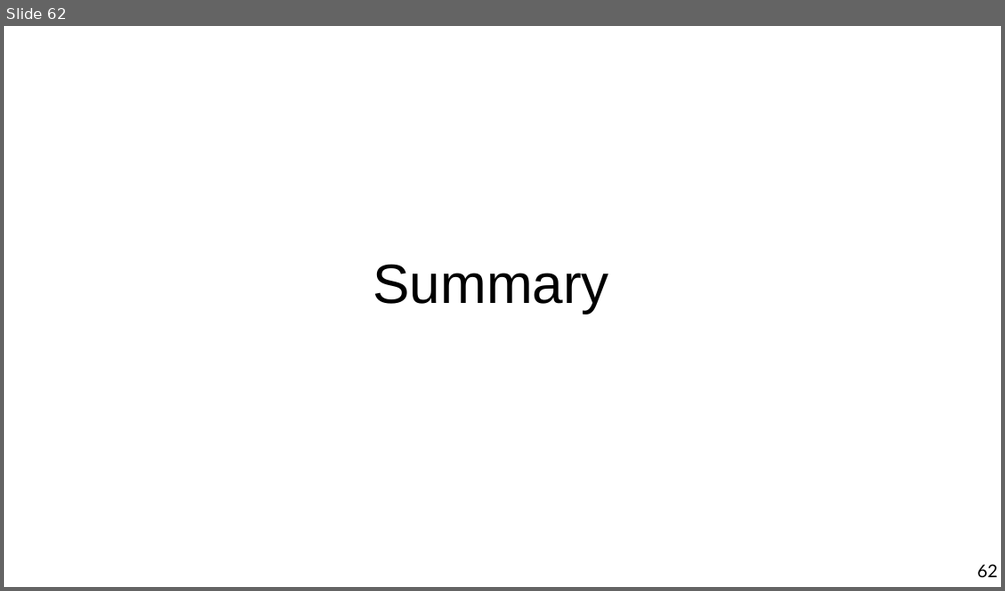
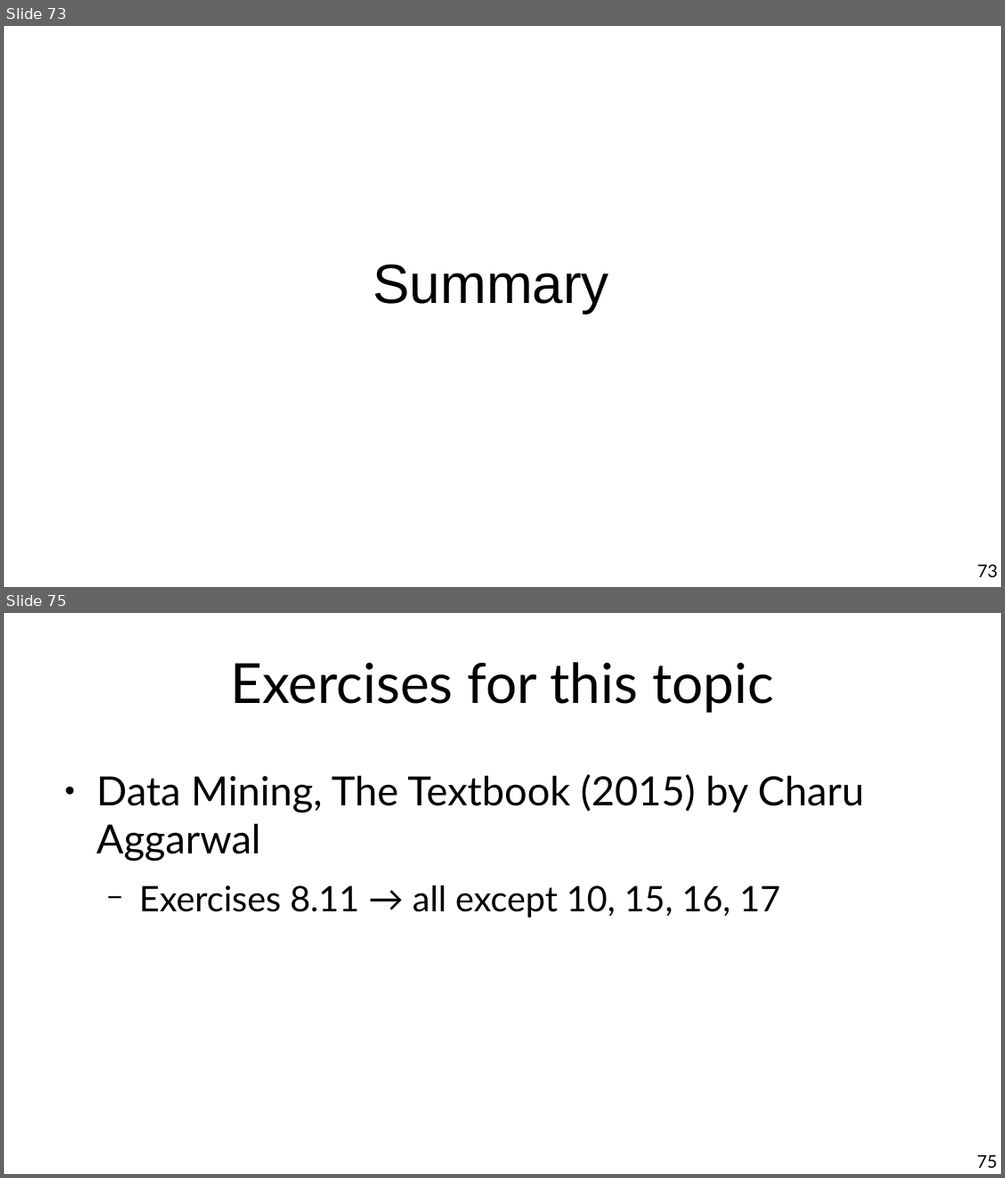
Before and after one commit to marco-calautti/data-mining-course, a slide deck: theory/tt09_outlier_detection.odp. Shown one above the other, each under a label of ours: slide 62 before the commit, slides 73 and 75 after it; the slides between them are not shown. The pictures are 1005x591 and 1005x1178 pixels, drawn with LibreOffice and Linux fonts; fonts in the diff are those of the drawing. Boxes give left, top, right and bottom in pixels: in the first picture for what was removed or moved away, otherwise in the second. Text is boxed around its words. In the diff, an @@ line names an element or a change of style, - is before the commit and + after.

Commit message:
Ready with exercises

```diff
--- a/theory/tt09_outlier_detection.odp
+++ b/theory/tt09_outlier_detection.odp
@@ slide 75 added at (x1=4, y1=613, x2=1001, y2=1174), background #FFFFFF @@
@@ title added at (x1=230, y1=662, x2=774, y2=713), 44 pt, text #000000 @@
+Exercises for this topic
@@ text added at (x1=97, y1=774, x2=864, y2=917), 32 pt, text #000000 @@
+● Data Mining, The Textbook (2015) by Charu Aggarwal
+  − Exercises 8.11 → all except 10, 15, 16, 17
@@ page number added at (x1=977, y1=1155, x2=997, y2=1167), 14 pt, text #000000 @@
+75
@@ what was slide 62 is now slide 73 @@
@@ page number at (x1=977, y1=564, x2=997, y2=577): text changed @@
-62
+73
```
Also in this commit, not shown: 27 slides changed, 13 other slides added, 2 slides removed.
